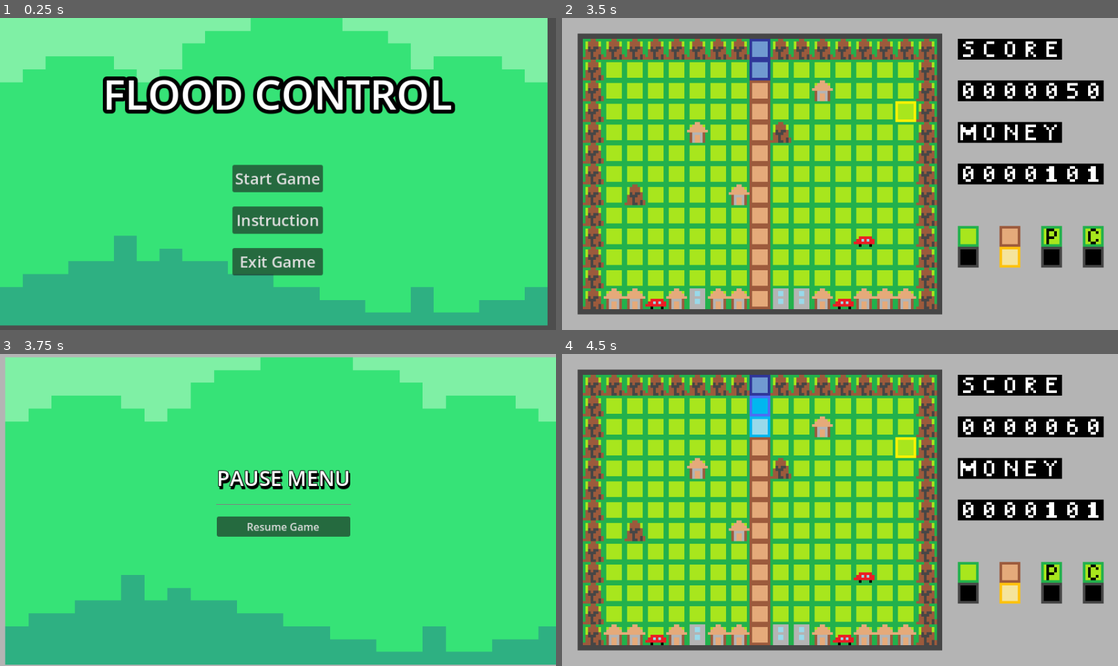
Above: before the commit, frames 1-4 (two rows, left to right).
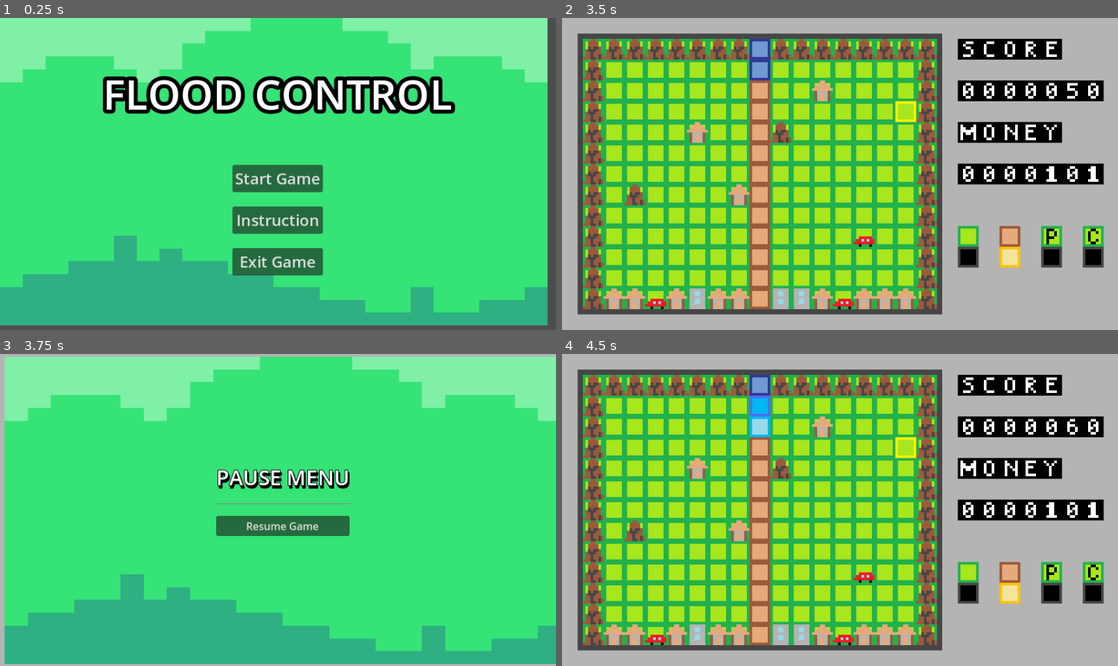
Above: after the commit, the same moments.

Repository: sho16ogura/cs292team5
Game: Godot game, scene res://main menu/main menu/main_menu.tscn
The game is run twice, just before and just after one commit, with the same random seed, the same clock (stepped at 60 frames per second) and the same inputs.
Inputs (mouse positions are in pixels of both pictures, inside the frame that each line leads up to):
- Up to frame 1 (0.25 s): no input
- Up to frame 2 (3.5 s): click "Start Game" at 0.5 s; move the mouse to (962, 158) at 1.27 s; click (962, 158) at 1.35 s; tap Enter at 2 s; move the mouse to (728, 189) at 2.02 s; tap F (toggle_cistern) at 2.1 s; move the mouse to (895, 105) at 2.77 s; tap S (toggle_dig) at 2.85 s
- Up to frame 3 (3.75 s): tap Space (pause) at 3.5 s; move the mouse to (250, 572) at 3.52 s; tap D (toggle_pump) at 3.6 s
- Up to frame 4 (4.5 s): click "Resume Game" at 4.25 s

Frames 1-2 are identical in both runs. In frame 3, 2.7% of the frame differs, in the area x 0-100%, y 0-100%; in frame 4, nothing differs.

Commit message:
End Screen Adjustment

Diff:
--- a/team5project/mainGame.gd
+++ b/team5project/mainGame.gd
@@ -439,7 +439,10 @@
 	if can_move_on_to_ending:
 		global_lockout = true
 		print("game over!")
-		get_tree().change_scene_to_file("res://end screen/end_screen.tscn")
+		tilemap.visible = false
+		end_screen.set_score(score - 10)
+		end_screen.visible = true
+		# get_tree().change_scene_to_file("res://end screen/end_screen.tscn")
 
 	if game_over:
 		#inc water level and destruct
--- a/team5project/mainGame.tscn
+++ b/team5project/mainGame.tscn
@@ -140,20 +140,23 @@
 [node name="pumping_water_sfx" type="AudioStreamPlayer" parent="TileMap"]
 stream = ExtResource("7_5c7lh")
 
-[node name="end_screen" parent="." instance=ExtResource("9_pphkb")]
+[node name="end_screen" parent="." instance=ExtResource("9_b40u0")]
 visible = false
-custom_minimum_size = Vector2(100, 400)
-offset_left = 2.0
-offset_top = 2.0
-offset_right = 852.0
-offset_bottom = 477.0
+custom_minimum_size = Vector2(400, 200)
+anchors_preset = 0
+anchor_right = 0.0
+anchor_bottom = 0.0
+offset_right = 856.0
+offset_bottom = 481.0
+grow_horizontal = 1
+grow_vertical = 1
 
-[node name="pause_menu" parent="." instance=ExtResource("10_y5324")]
+[node name="pause_menu" parent="." instance=ExtResource("10_wqmq7")]
 visible = false
-offset_left = 435.0
-offset_top = 241.0
-offset_right = 435.0
-offset_bottom = 241.0
+offset_left = 434.0
+offset_top = 240.0
+offset_right = 434.0
+offset_bottom = 240.0
 
 [connection signal="timeout" from="TileMap/Timer" to="." method="_on_timer_timeout"]
 [connection signal="timeout" from="TileMap/MoneyTimer" to="." method="_on_money_timer_timeout"]
Not shown: 1 places in team5project/mainGame.tscn that only renumber resources
